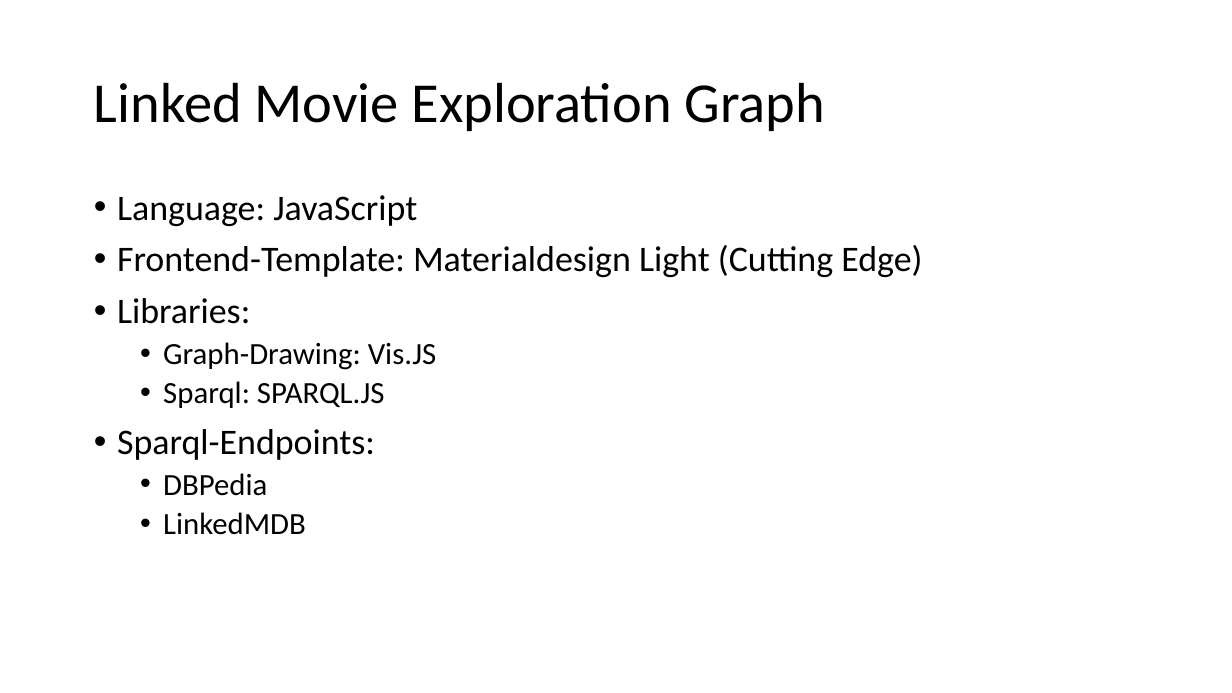
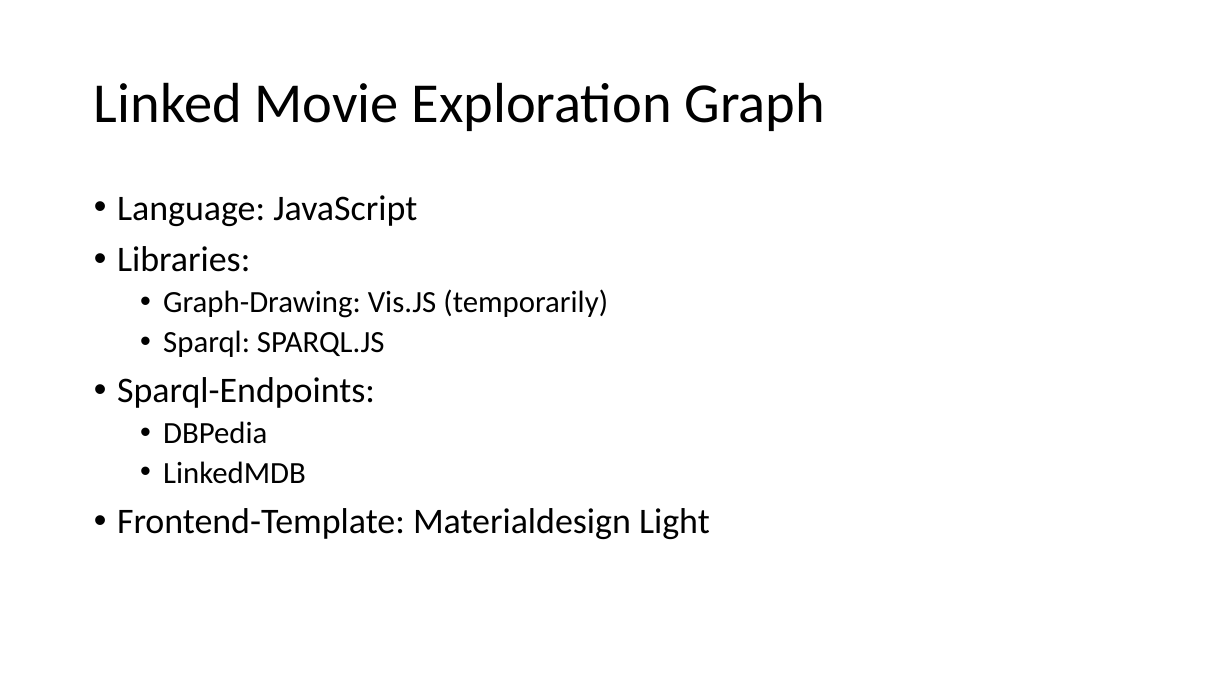
Before and after one commit to mathiasmoeller/LinkedMovieApp, a slide deck: slide 3 of Linked Movie Exploration Graph.pptx (slide 2 before the commit). Drawn at 1232x693 pixels with LibreOffice and Linux fonts; fonts in the diff are those of the drawing; background and template pictures are left out. Boxes give left, top, right and bottom in pixels: in the first picture for what was removed or moved away, otherwise in the second. Text is boxed around its words. In the diff, an @@ line names an element or a change of style, - is before the commit and + after.

```diff
--- a/Linked Movie Exploration Graph.pptx
+++ b/Linked Movie Exploration Graph.pptx
@@ text at [117,245,922,277]: paragraph removed @@
-• Frontend-Template: Materialdesign Light (Cutting Edge)
@@ text at [163,289,608,318]: text changed @@
-  • Graph-Drawing: Vis.JS
+  • Graph-Drawing: Vis.JS (temporarily)
@@ text at [117,508,710,539]: paragraph added @@
+• Frontend-Template: Materialdesign Light
```
Also in this commit, not shown: 3 other slides changed, 1 slide added.
